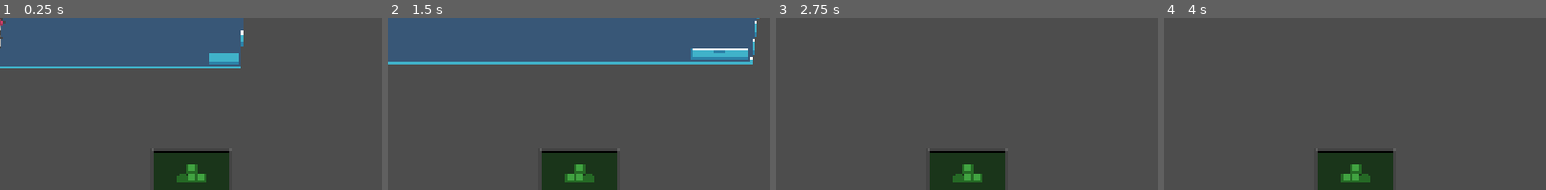
Above: before the commit, frames 1-4 (left to right).
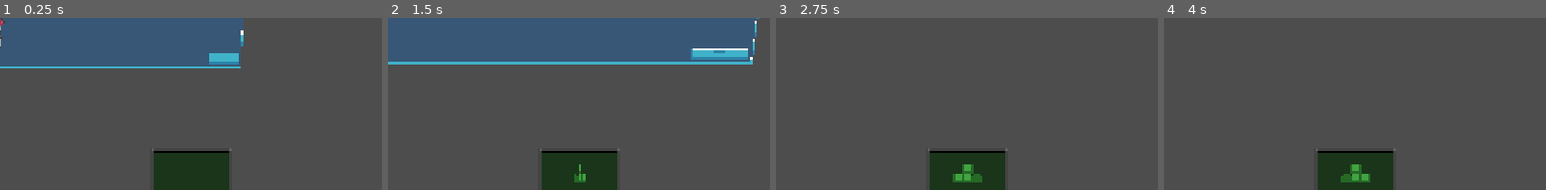
Above: after the commit, the same moments.

Repository: MatheoBrassart/The-Adventure-of-Beep-n-Boo-p
Game: Godot game, scene res://scenes/levels/atelier/atelier_a_1.tscn
The game is run twice, just before and just after one commit, with the same random seed, the same clock (stepped at 60 frames per second) and the same inputs. This scene is started directly instead of the project's main scene. The engine's default icon, where the game draws it, is replaced by a stand-in: a white triangle on a blue panel in a dark square.
Inputs:
- Up to frame 1 (0.25 s): no input
- Up to frame 2 (1.5 s): hold D (move_right) from 0.53 s (still down); tap Shift (switch_character) at 0.6, 1.35 s; tap Space (jump) at 0.77 s
- Up to frame 3 (2.75 s): tap Space (jump) at 1.52 s; release D (move_right) at 2.03 s; hold A (move_left) from 2.03 s (still down); tap Shift (switch_character) at 2.1 s
- Up to frame 4 (4 s): release A (move_left) at 2.78 s; hold D (move_right) from 2.78 s (still down); tap Shift (switch_character) at 2.85, 3.6 s; tap Space (jump) at 3.02, 3.77 s
The pictures show only the part of the screen within x 36-86%, y 20-69%; the shares and areas given below are measured in that part.

The runs differ from the first frame. In frame 1, 0.5% of the frame differs, in the area x 46-54%, y 85-96%; in frame 2, 0.4%; in frame 3, 0.2%; in frame 4, 0.2%.

Commit message:
OrdiTuto AelierA1 changes after dialogue

Diff:
--- a/the-adventure-of-beep-n'-boop/project.godot
+++ b/the-adventure-of-beep-n'-boop/project.godot
@@ -44,6 +44,7 @@
 PlayerSpawn1=""
 RessortChange=""
 DialogueSystem=""
+OrdiTuto=""
 
 [input]
 
--- a/the-adventure-of-beep-n'-boop/scenes/background elements/ordi_tuto.tscn
+++ b/the-adventure-of-beep-n'-boop/scenes/background elements/ordi_tuto.tscn
@@ -34,6 +34,10 @@
 [sub_resource type="AtlasTexture" id="AtlasTexture_pbl8o"]
 atlas = ExtResource("1_p862o")
 region = Rect2(400, 200, 200, 100)
+
+[sub_resource type="AtlasTexture" id="AtlasTexture_5pq31"]
+atlas = ExtResource("1_p862o")
+region = Rect2(0, 500, 200, 100)
 
 [sub_resource type="SpriteFrames" id="SpriteFrames_2558v"]
 animations = [{
@@ -80,9 +84,54 @@
 "loop": true,
 "name": &"move",
 "speed": 1.0
+}, {
+"frames": [{
+"duration": 1.0,
+"texture": SubResource("AtlasTexture_5pq31")
+}],
+"loop": false,
+"name": &"nothing",
+"speed": 1.0
 }]
 
-[node name="ordiTuto" type="Node2D"]
+[sub_resource type="Animation" id="Animation_4frjg"]
+resource_name = "tutoApparition"
+length = 0.6
+tracks/0/type = "value"
+tracks/0/imported = false
+tracks/0/enabled = true
+tracks/0/path = NodePath(".:scale")
+tracks/0/interp = 1
+tracks/0/loop_wrap = true
+tracks/0/keys = {
+"times": PackedFloat32Array(0, 0.6),
+"transitions": PackedFloat32Array(0.3, 1),
+"update": 0,
+"values": [Vector2(1e-05, 1), Vector2(1, 1)]
+}
+
+[sub_resource type="Animation" id="Animation_kk2kj"]
+length = 0.001
+tracks/0/type = "value"
+tracks/0/imported = false
+tracks/0/enabled = true
+tracks/0/path = NodePath(".:scale")
+tracks/0/interp = 1
+tracks/0/loop_wrap = true
+tracks/0/keys = {
+"times": PackedFloat32Array(0),
+"transitions": PackedFloat32Array(1),
+"update": 0,
+"values": [Vector2(1, 1)]
+}
+
+[sub_resource type="AnimationLibrary" id="AnimationLibrary_nkknm"]
+_data = {
+&"RESET": SubResource("Animation_kk2kj"),
+&"tutoApparition": SubResource("Animation_4frjg")
+}
+
+[node name="ordiTuto" type="Node2D" groups=["OrdiTuto"]]
 script = ExtResource("1_4frjg")
 
 [node name="Screen" type="Sprite2D" parent="."]
@@ -94,3 +143,9 @@
 z_index = 1
 sprite_frames = SubResource("SpriteFrames_2558v")
 animation = &"longressortjump"
+
+[node name="AnimationPlayer" type="AnimationPlayer" parent="."]
+root_node = NodePath("../Animation")
+libraries = {
+&"": SubResource("AnimationLibrary_nkknm")
+}
--- a/the-adventure-of-beep-n'-boop/scenes/levels/atelier/atelier_a_1.tscn
+++ b/the-adventure-of-beep-n'-boop/scenes/levels/atelier/atelier_a_1.tscn
@@ -46,7 +46,7 @@
 
 [node name="ordiTuto" parent="Background elements" instance=ExtResource("4_4xmkw")]
 position = Vector2(704, 336)
-WHICH_TUTORIAL = "move"
+WHICH_TUTORIAL = "nothing"
 
 [node name="TileMapLayer" type="TileMapLayer" parent="."]
 tile_map_data = PackedByteArray("AAARAA8AAAAAAAAAAQAQAA8AAAAAAAAAAQASAA8AAAAAAAAAAQATAA8AAAAAAAAAAQAUAA8AAAAAAAAAAQAVAA …(704 unchanged characters)…
--- a/the-adventure-of-beep-n'-boop/scripts/ordi_tuto.gd
+++ b/the-adventure-of-beep-n'-boop/scripts/ordi_tuto.gd
@@ -1,12 +1,22 @@
 extends Node2D
 
 @onready var animation: AnimatedSprite2D = $Animation
+@onready var animation_player: AnimationPlayer = $AnimationPlayer
 
 # Defines which tutorial this screen will play
 @export var WHICH_TUTORIAL = "0"
 
+# Get the global game informations scene
+@onready var gameInformations = get_tree().get_first_node_in_group("GameInformations")
+
 # Called when the node enters the scene tree for the first time.
 func _ready() -> void:
+
+	animation_player.play("RESET")
+
+	if get_tree().get_current_scene().get_name() == "atelier_a_1":
+		if gameInformations.CUTSCENE_BeepReveil == true:
+			WHICH_TUTORIAL = "move"
 
 	if WHICH_TUTORIAL == "move":
 		animation.play("move")
@@ -16,6 +26,8 @@
 		animation.play("changemoi")
 	elif WHICH_TUTORIAL == "longressortjump":
 		animation.play("longressortjump")
+	elif WHICH_TUTORIAL == "nothing":
+		animation.play("nothing")
 
 
 # Called every frame. 'delta' is the elapsed time since the previous frame.
--- a/the-adventure-of-beep-n'-boop/scripts/player.gd
+++ b/the-adventure-of-beep-n'-boop/scripts/player.gd
@@ -181,21 +181,18 @@
 
 	if get_tree().get_current_scene().get_name() == "atelier_a_1":
 		if gameInformations.CUTSCENE_BeepReveil == false:
-			gameInformations.CUTSCENE_BeepReveil = true
 			CURRENT_ACTIVE_DIALOGUE = "BeepReveil"
 			CAN_MOVE = false
 			dialogueSystem.play_dialogue("BeepReveil", 0)
 
 	if get_tree().get_current_scene().get_name() == "atelier_a_8" and HAS_TO_PLAY_DIALOGUE == true:
 		if gameInformations.CUTSCENE_BoopReveil == false:
-			gameInformations.CUTSCENE_BoopReveil = true
 			CURRENT_ACTIVE_DIALOGUE = "BoopReveil"
 			CAN_MOVE = false
 			dialogueSystem.play_dialogue("PlaceholderBoopReveil", 0)
 
 	if get_tree().get_current_scene().get_name() == "atelier_b_9" and HAS_TO_PLAY_DIALOGUE == true:
 		if gameInformations.CUTSCENE_PremierEnregistrement == false:
-			gameInformations.CUTSCENE_PremierEnregistrement = true
 			CURRENT_ACTIVE_DIALOGUE = "PremierEnregistrement"
 			CAN_MOVE = false
 			dialogueSystem.play_dialogue("PlaceholderPremierEnregistrement", 0)
@@ -203,13 +200,19 @@
 func finished_dialogue():
 
 	if CURRENT_ACTIVE_DIALOGUE == "BeepReveil":
+		gameInformations.CUTSCENE_BeepReveil = true
 		CAN_MOVE = true
 		HAS_TO_PLAY_DIALOGUE = false
+		var ordiTuto = get_tree().get_first_node_in_group("OrdiTuto")
+		ordiTuto.animation_player.play("tutoApparition")
+		ordiTuto.animation.play("move")
 
 	if CURRENT_ACTIVE_DIALOGUE == "BoopReveil":
+		gameInformations.CUTSCENE_BoopReveil = true
 		CAN_MOVE = true
 		HAS_TO_PLAY_DIALOGUE = false
 
 	if CURRENT_ACTIVE_DIALOGUE == "PremierEnregistrement":
+		gameInformations.CUTSCENE_PremierEnregistrement = true
 		CAN_MOVE = true
 		HAS_TO_PLAY_DIALOGUE = false
Not shown: 1 places in the-adventure-of-beep-n'-boop/scenes/background elements/ordi_tuto.tscn that only renumber resources
